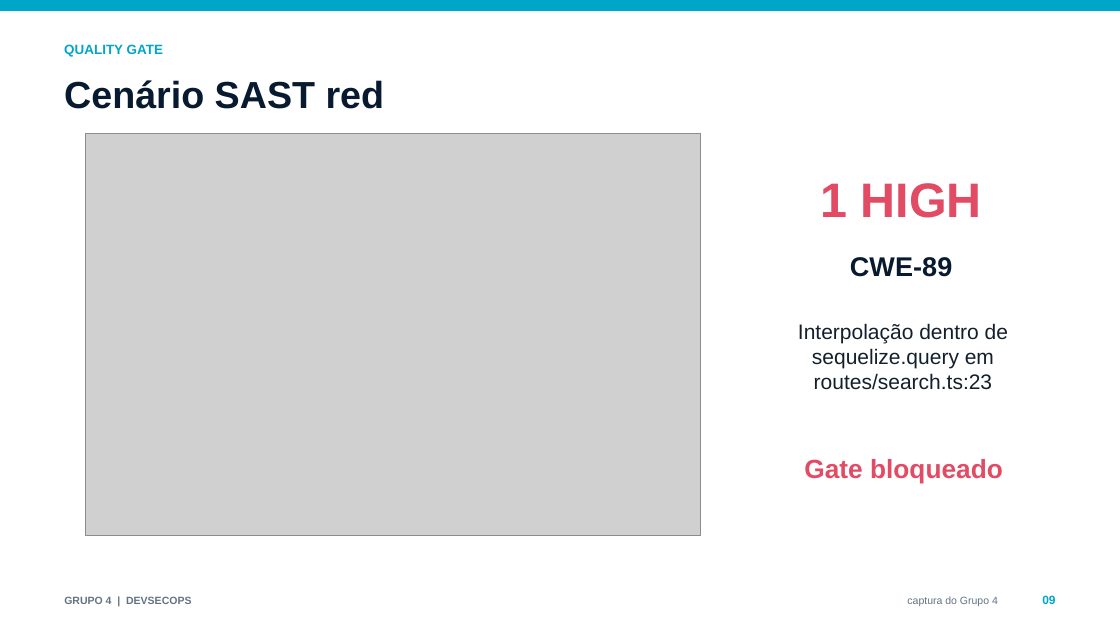
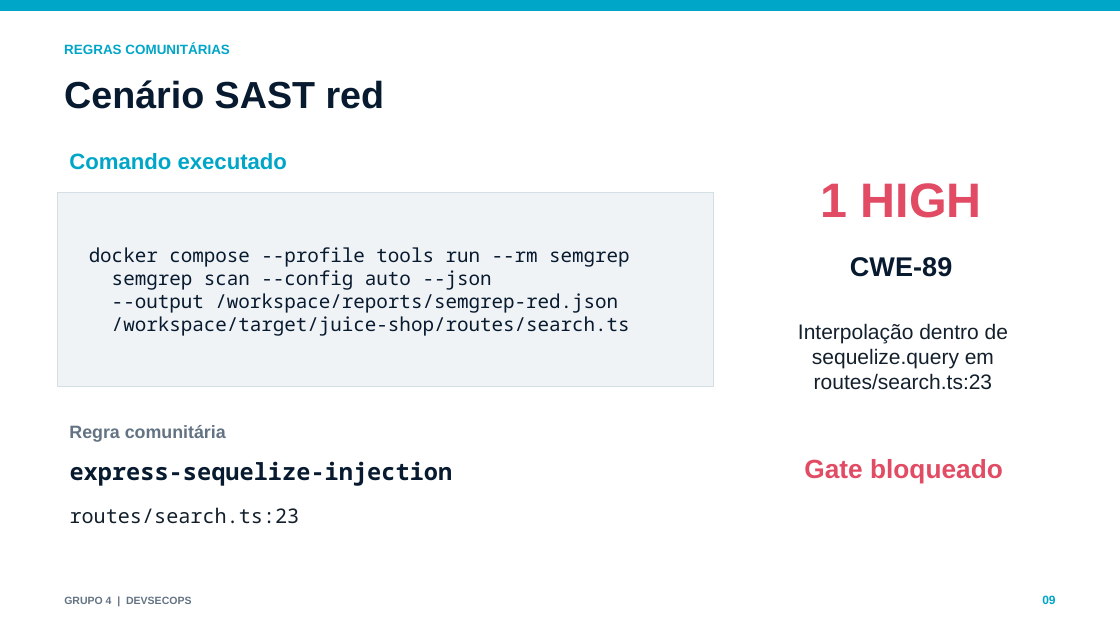
Before and after one commit to TiagoLouzaPetagna/grupo4-devsecops, a slide deck: slide 9 of entrega/Apresentacao_Checkpoint_DevSecOps_Grupo4.pptx. Drawn at 1120x630 pixels with LibreOffice and Linux fonts; fonts in the diff are those of the drawing; grey boxes stand for pictures. Boxes give left, top, right and bottom in pixels: in the first picture for what was removed or moved away, otherwise in the second. Text is boxed around its words. In the diff, an @@ line names an element or a change of style, - is before the commit and + after.

Commit message:
Executa scanners por comandos e usa Semgrep auto

```diff
--- a/entrega/Apresentacao_Checkpoint_DevSecOps_Grupo4.pptx
+++ b/entrega/Apresentacao_Checkpoint_DevSecOps_Grupo4.pptx
@@ text at (64,43,230,54): text changed @@
-QUALITY GATE
+REGRAS COMUNITÁRIAS
@@ picture removed at (85,133,700,535) @@
@@ text added at (69,153,287,170), 19 pt, text #00A6C8, bold @@
+Comando executado
@@ rectangle added at (58,192,714,386), fill #F0F3F5, outline #D4DEE5 0.75 pt @@
@@ text added at (89,247,630,336), 16.5 pt, text #071A2F @@
+docker compose --profile tools run --rm semgrep
+semgrep scan --config auto --json
+--output /workspace/reports/semgrep-red.json
+/workspace/target/juice-shop/routes/search.ts
@@ text added at (69,425,226,442), 15.2 pt, text #637383, bold @@
+Regra comunitária
@@ text added at (70,461,453,486), 20.2 pt, text #071A2F, bold @@
+express-sequelize-injection
@@ text added at (70,507,300,524), 17.2 pt, text #13202C @@
+routes/search.ts:23
@@ text removed at (907,596,998,606) @@
-captura do Grupo 4
```
Also in this commit, not shown: 4 other slides changed, 1 slide added, 1 slide removed, 24 other files.
